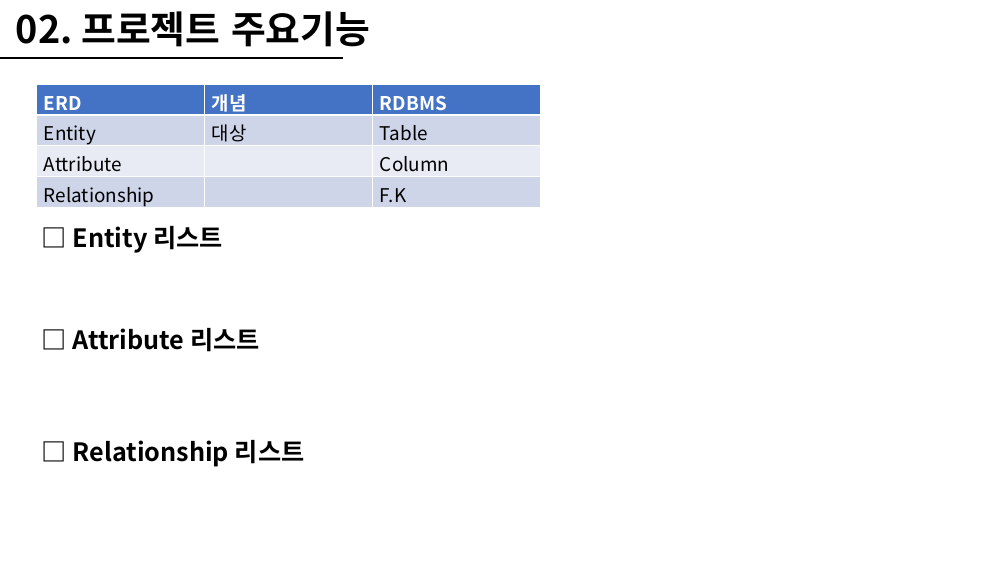
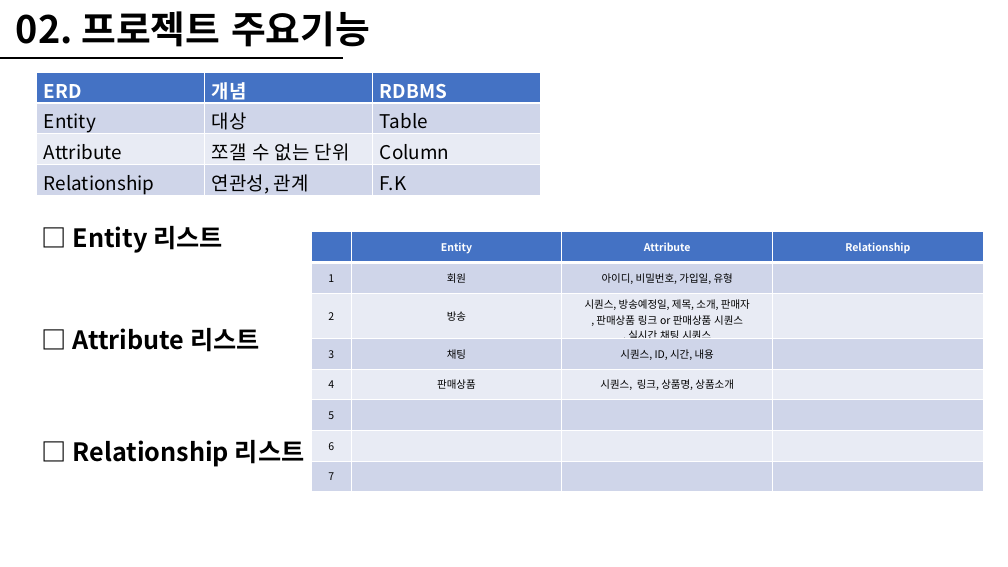
Before and after one commit to hennylee/Hana-Exchange-Payment-Project, a slide deck: slide 1 of 프로젝트계획서(ERD)이해니_금융라이브커머스.pptx. Drawn at 1008x567 pixels with LibreOffice and Linux fonts; fonts in the diff are those of the drawing. Boxes give left, top, right and bottom in pixels: in the first picture for what was removed or moved away, otherwise in the second. Text is boxed around its words. In the diff, an @@ line names an element or a change of style, - is before the commit and + after.

```diff
--- a/프로젝트계획서(ERD)이해니_금융라이브커머스.pptx
+++ b/프로젝트계획서(ERD)이해니_금융라이브커머스.pptx
@@ table at (36,73,540,199) @@
-row 3, column 2: 
+row 3, column 2: 쪼갤 수 없는 단위
-row 4, column 2: 
+row 4, column 2: 연관성, 관계
@@ table: place and size @@
-table at (36,85,540,211)
+table at (36,73,540,199)
@@ table added at (312,232,985,492), 8 rows, 4 columns @@
+ | Entity | Attribute | Relationship
+1 | 회원 | 아이디, 비밀번호, 가입일, 유형 | 
+2 | 방송 | 시퀀스, 방송예정일, 제목, 소개, 판매자 / , 판매상품 링크 or 판매상품 시퀀스 / , 실시간 채팅 시퀀스 | 
+3 | 채팅 | 시퀀스, ID, 시간, 내용 | 
+4 | 판매상품 | 시퀀스, 링크, 상품명, 상품소개 | 
+5 |  |  | 
+6 |  |  | 
+7 |  |  | 
```
Also in this commit, not shown: 1 other file.
